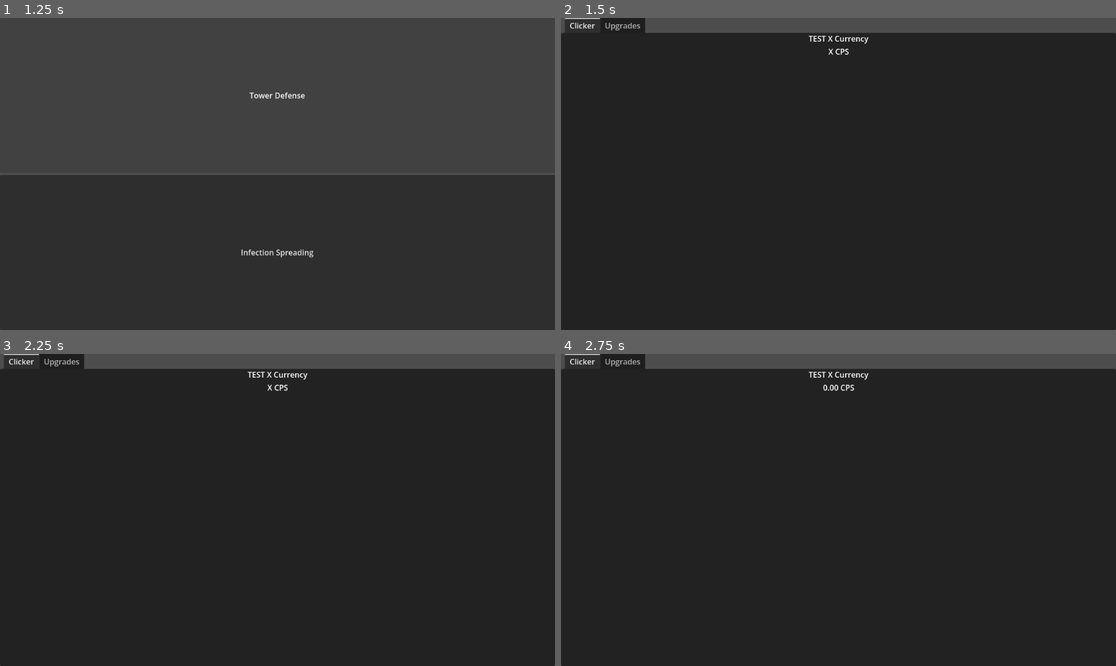
Above: before the commit, frames 1-4 (two rows, left to right).
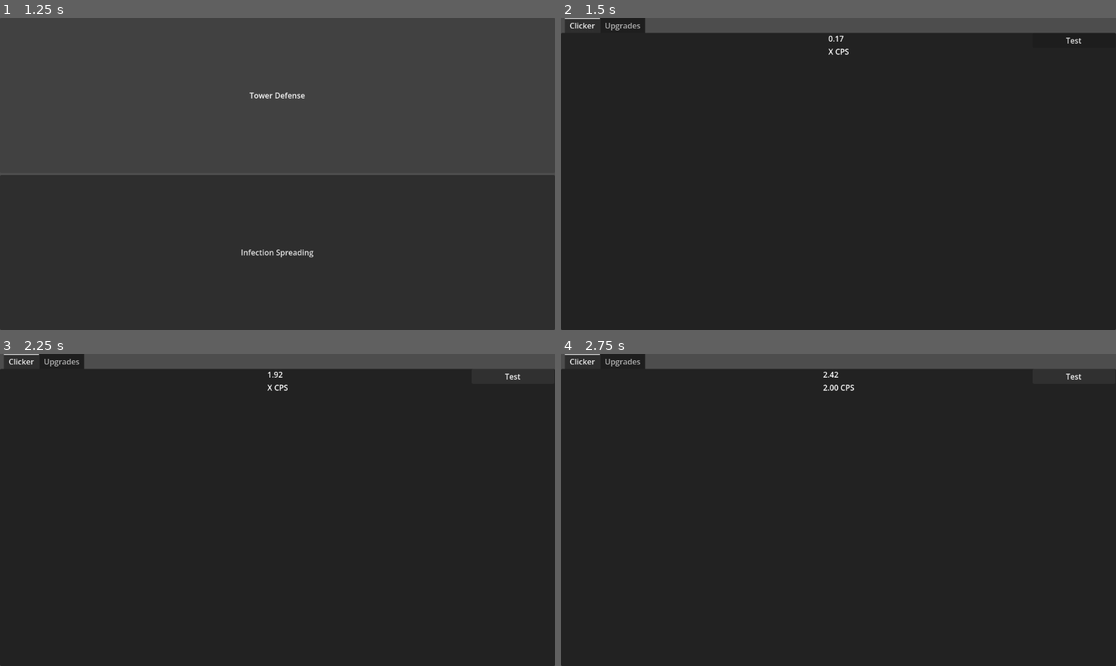
Above: after the commit, the same moments.

Repository: jphulse/591-resource-management
Game: Godot game, scene res://main_menu/main_menu.tscn
Same seed, same stepped clock (60 frames per second), same inputs: the game is played once before the commit and once after it. The project has no main scene, so this scene is started directly.
Inputs (mouse positions are in pixels of both pictures, inside the frame that each line leads up to):
- Up to frame 1 (1.25 s): click "Tower Defense" at 0.5 s
- Up to frame 2 (1.5 s): click "Infection Spreading" at 1.25 s
- Up to frame 3 (2.25 s): click (510, 375) at 2 s, where only the run after the commit has a clickable "Test"
- Up to frame 4 (2.75 s): no input

Frame 1 is identical in both runs. In frame 2, 0.1% of the frame differs, in the area x 44-94%, y 5-9%; in frame 3, 0.1%; in frame 4, 0.2%, in the area x 44-94%, y 5-12%.

Commit message:
Cookie clicker passive implemented

Diff:
--- a/infection_spreading/clicker/clicker.gd
+++ b/infection_spreading/clicker/clicker.gd
@@ -1,5 +1,9 @@
 extends Panel
 
+#region Exported vars
+## Array of passives, mostly exported for testing
+@export var passives : Array[PlaguePassive] = []
+#endregion
 
 #region Local fields
 ## The current toal score currently ina  float we may have to find a better way to represent this
@@ -17,6 +21,7 @@
 ## Number of score gained every second passively
 var passive_clicks_per_second : float = 0.0
 #endregion
+
 #region onready vars
 ## The total label is used to show the player they're current score
 @onready var total_label : Label = %TotalLabel
@@ -51,7 +56,35 @@
 	score_per_second.text = score_per_second_format % (click_value_per_second + passive_clicks_per_second)
 #endregion
 
+#region Timer callbacks
 ## This is just hooked up to a timer that goes off every second and updates the cps label
 func _on_second_timer_timeout() -> void:
 	update_score_per_second_label()
 	click_value_per_second = 0
+#endregion
+
+#region Helper methods
+## Updates the passive clicks as needed
+func _update_passive_clicks() -> void:
+	passive_clicks_per_second = 0.0
+	for passive : PlaguePassive in passives:
+		passive_clicks_per_second += passive.get_passive_amount()
+## Gets the total frame contribution for the passive
+func _get_passive_frame_contribution(delta : float) -> float:
+	var ret_val : float = 0
+	for passive : PlaguePassive in passives:
+		ret_val += passive.get_process_amount(delta)
+	return ret_val
+#endregion
+
+#region Processing
+func _ready() -> void:
+	_update_passive_clicks()
+
+
+
+func _process(delta: float) -> void:
+	count += _get_passive_frame_contribution(delta)
+	update_score_label()
+
+#endregion
--- a/infection_spreading/clicker/clicker.tscn
+++ b/infection_spreading/clicker/clicker.tscn
@@ -1,6 +1,13 @@
 [gd_scene format=3 uid="uid://8xasmib8wj0k"]
 
 [ext_resource type="Script" uid="uid://bhnt3nq04fpt8" path="res://infection_spreading/clicker/clicker.gd" id="1_c8eug"]
+[ext_resource type="Script" uid="uid://bc43eqcwiux3n" path="res://infection_spreading/clicker/passive_clicker.gd" id="2_hy3xo"]
+
+[sub_resource type="Resource" id="Resource_m3gyo"]
+script = ExtResource("2_hy3xo")
+count = 1
+name = "Name"
+metadata/_custom_type_script = "uid://bc43eqcwiux3n"
 
 [sub_resource type="CircleShape2D" id="CircleShape2D_4aye0"]
 radius = 134.8
@@ -13,6 +20,7 @@
 grow_vertical = 2
 mouse_filter = 1
 script = ExtResource("1_c8eug")
+passives = Array[ExtResource("2_hy3xo")]([SubResource("Resource_m3gyo")])
 metadata/_tab_index = 0
 
 [node name="ClickerArea" type="Area2D" parent="." unique_id=1181639626]
@@ -50,6 +58,24 @@
 unique_name_in_owner = true
 autostart = true
 
+[node name="PassiveVals" type="ScrollContainer" parent="." unique_id=503937948]
+layout_mode = 1
+anchors_preset = -1
+anchor_left = 0.85
+anchor_right = 1.0
+anchor_bottom = 1.0
+grow_horizontal = 0
+grow_vertical = 2
+horizontal_scroll_mode = 0
+
+[node name="VBoxContainer" type="VBoxContainer" parent="PassiveVals" unique_id=1069886514]
+layout_mode = 2
+size_flags_horizontal = 3
+
+[node name="PassiveButton" type="Button" parent="PassiveVals/VBoxContainer" unique_id=702656117]
+layout_mode = 2
+text = "Test"
+
 [connection signal="mouse_entered" from="ClickerArea" to="." method="_on_clicker_area_mouse_entered"]
 [connection signal="mouse_exited" from="ClickerArea" to="." method="_on_clicker_area_mouse_exited"]
 [connection signal="timeout" from="Timers/SecondTimer" to="." method="_on_second_timer_timeout"]
--- /dev/null
+++ b/infection_spreading/clicker/passive_clicker.gd
@@ -0,0 +1,28 @@
+class_name PlaguePassive extends Resource
+
+## The number of this passive item
+@export var count : int = 0
+## The cost to buy one of these passive items
+@export var cost : float = 1.0
+## The passive benefit in cps of this item
+@export var passive_benefit :float =1.0
+## The name of this passive item
+@export var name : String = ""
+## The texture associated with this item
+@export var sprite_texture : Texture2D
+
+## Gets the passive amount (per second) gained by this item for all copies
+func get_passive_amount() -> float:
+	return count * passive_benefit
+
+## Gets the passive amount for this second for this item
+func get_process_amount(delta : float) -> float:
+	return get_passive_amount() * delta
+
+## Multiplies value fo each object by val
+func mult_value(val : float) -> void:
+	passive_benefit *= val
+
+## Adds val to the value of each object
+func add_value(val : float) -> void:
+	passive_benefit += val
Not shown, added: infection_spreading/clicker/passive_clicker.gd.uid
